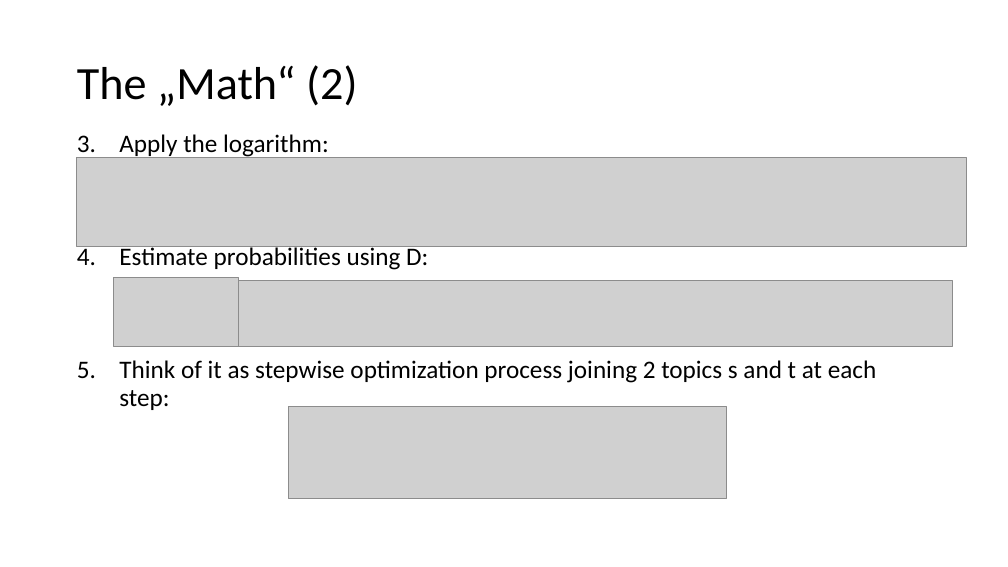
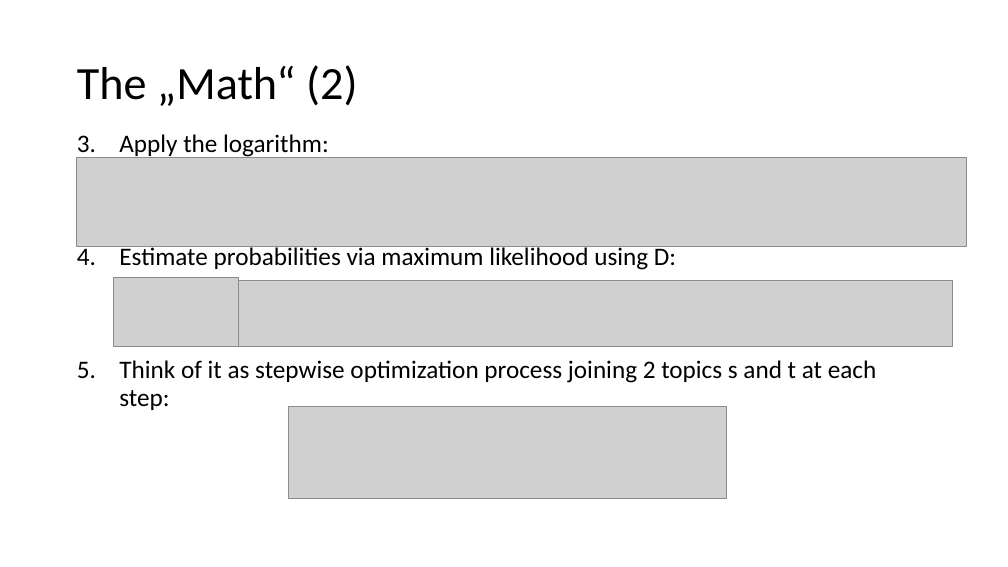
Before and after one commit to pfeiferd/TopicGrouperJ, a slide deck: slide 21 of doc/PTM.pptx (slide 20 before the commit). Drawn at 1008x567 pixels with LibreOffice and Linux fonts; fonts in the diff are those of the drawing; grey boxes stand for pictures. Boxes give left, top, right and bottom in pixels: in the first picture for what was removed or moved away, otherwise in the second. Text is boxed around its words. In the diff, an @@ line names an element or a change of style, - is before the commit and + after.

```diff
--- a/doc/PTM.pptx
+++ b/doc/PTM.pptx
@@ text at (119,245,676,270): text changed @@
-4. Estimate probabilities using D:
+4. Estimate probabilities via maximum likelihood using D:
```
Also in this commit, not shown: 2 other slides changed, 1 slide added.
